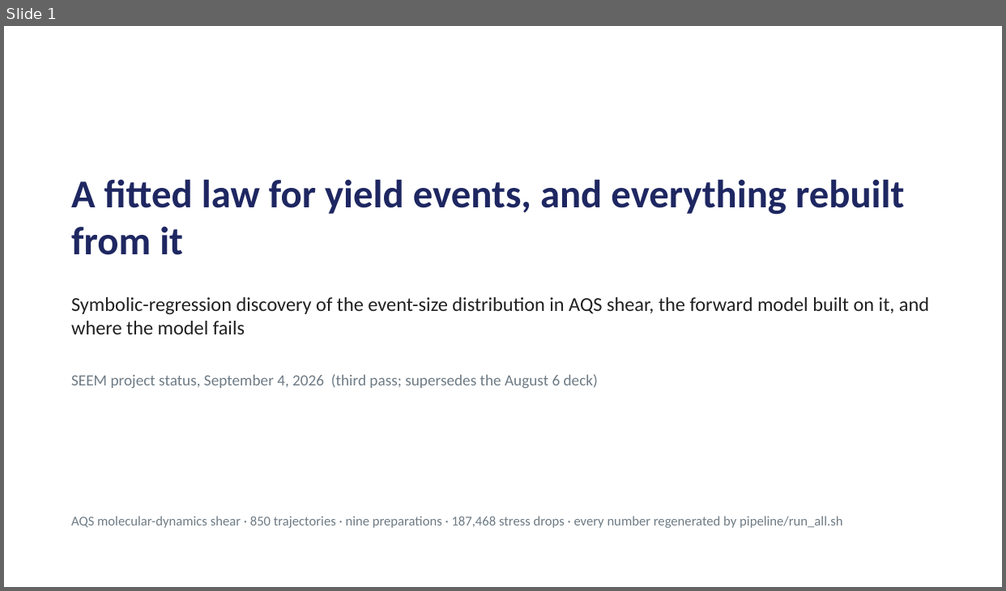
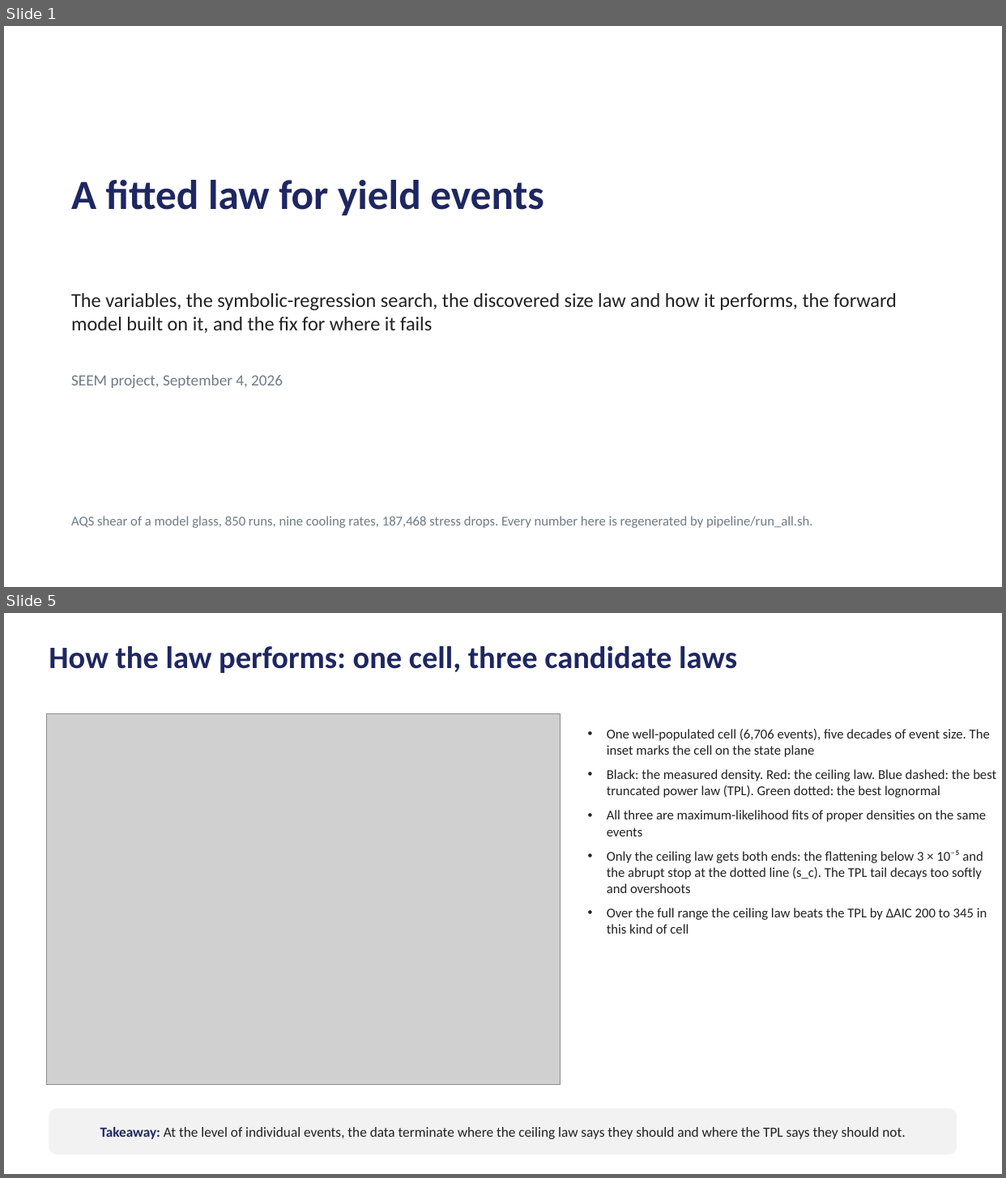
Before and after one commit to Samc73/SEEM, a slide deck: SEEM_project_deck.pptx. Shown one above the other, each under a label of ours: slide 1 before the commit, slides 1 and 5 after it; the slides between them are not shown. The pictures are 1006x591 and 1006x1178 pixels, drawn with LibreOffice and Linux fonts; fonts in the diff are those of the drawing; grey boxes stand for pictures. Boxes give left, top, right and bottom in pixels: in the first picture for what was removed or moved away, otherwise in the second. Text is boxed around its words. In the diff, an @@ line names an element or a change of style, - is before the commit and + after.

```diff
--- a/SEEM_project_deck.pptx
+++ b/SEEM_project_deck.pptx
@@ slide 5 added at [4, 613, 1002, 1174], background #FFFFFF @@
@@ text added at [49, 646, 737, 673], 30 pt, text #1E2761, bold @@
+How the law performs: one cell, three candidate laws
@@ picture added at [47, 714, 560, 1084] @@
@@ text added at [607, 729, 996, 934], 13 pt, text #212121 @@
+• One well-populated cell (6,706 events), five decades of event size. The inset marks the cell on the state plane
+• Black: the measured density. Red: the ceiling law. Blue dashed: the best truncated power law (TPL). Green dotted: the best lognormal
+• All three are maximum-likelihood fits of proper densities on the same events
+• Only the ceiling law gets both ends: the flattening below 3 × 10⁻⁵ and the abrupt stop at the dotted line (s_c). The TPL tail decays too softly and overshoots
+• Over the full range the ceiling law beats the TPL by ΔAIC 200 to 345 in this kind of cell
@@ rounded rectangle added at [49, 1109, 957, 1155], fill #F2F2F2, 13.5 pt, text #212121 @@
+Takeaway: At the level of individual events, the data terminate where the ceiling law says they should and where the TPL says they should not.
@@ slide 1 changed as well @@
@@ text at [71, 180, 543, 216]: text changed; size 38 to 40 pt @@
-A fitted law for yield events, and everything rebuilt from it
+A fitted law for yield events
@@ text at [71, 293, 897, 333]: text changed @@
-Symbolic-regression discovery of the event-size distribution in AQS shear, the forward model built on it, and where the model fails
+The variables, the symbolic-regression search, the discovered size law and how it performs, the forward model built on it, and the fix for where it fails
@@ text at [71, 374, 283, 388]: text changed @@
-SEEM project status, September 4, 2026 (third pass; supersedes the August 6 deck)
+SEEM project, September 4, 2026
@@ text at [71, 516, 813, 528]: text changed @@
-AQS molecular-dynamics shear · 850 trajectories · nine preparations · 187,468 stress drops · every number regenerated by pipeline/run_all.sh
+AQS shear of a model glass, 850 runs, nine cooling rates, 187,468 stress drops. Every number here is regenerated by pipeline/run_all.sh.
```
Also in this commit, not shown: 6 other slides changed, 2 other slides added, 13 slides removed, 2 other files.
